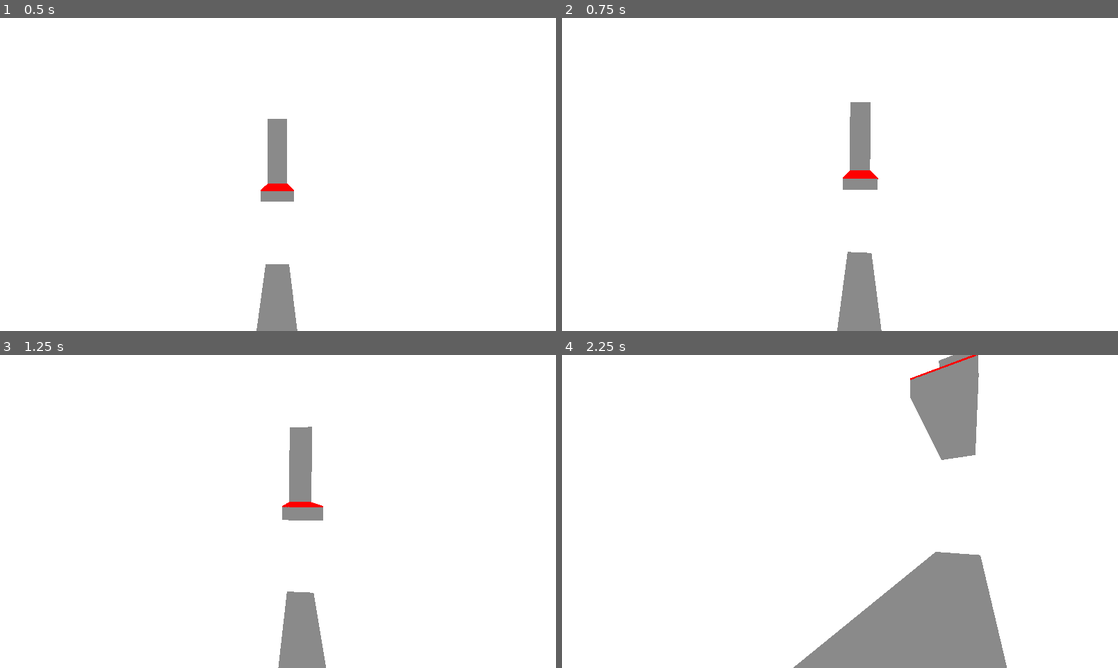
Above: before the commit, frames 1-4 (two rows, left to right).
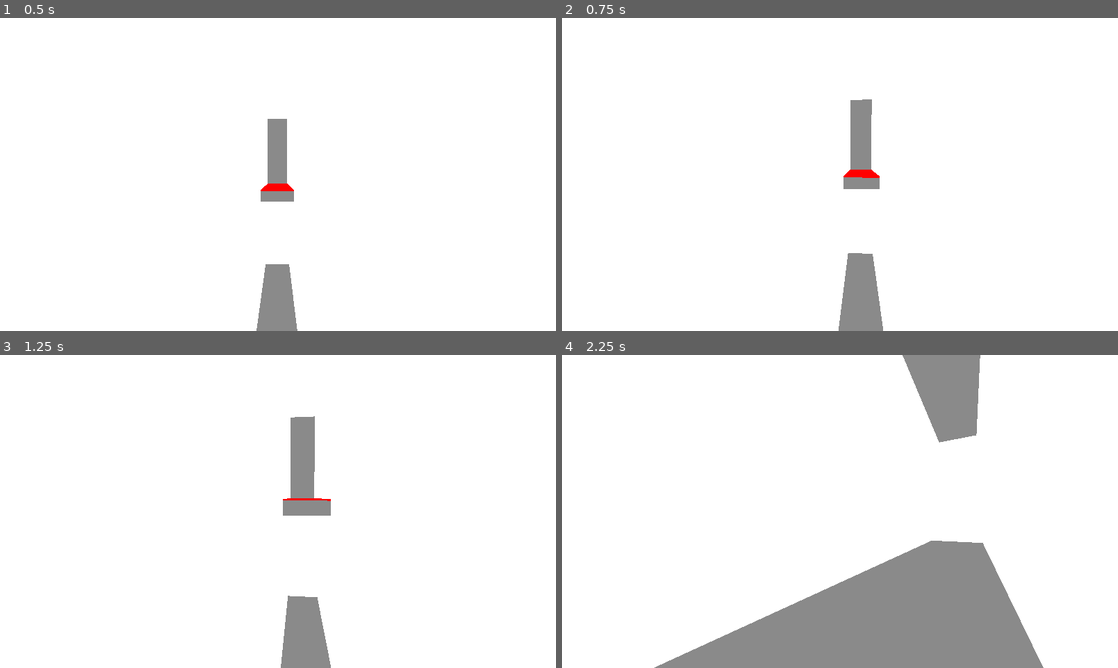
Above: after the commit, the same moments.

Repository: KhanA6N2/depth-game
Game: Godot game, scene res://Scenes/Old_Building_System.tscn
Two runs of this game, one before a commit and one after it. Both use one fixed random seed, a clock stepped at 60 frames per second and the inputs below. This scene is started directly instead of the project's main scene.
Inputs (mouse positions are in pixels of both pictures, inside the frame that each line leads up to):
- Up to frame 1 (0.5 s): no input
- Up to frame 2 (0.75 s): tap Enter at 0.5 s; move the mouse to (834, 180) at 0.52 s; hold W (up) from 0.53 s (still down); hold Shift (shift) from 0.53 s (still down); tap E (e) at 0.6 s
- Up to frame 3 (1.25 s): keep holding W (up); keep holding Shift (shift)
- Up to frame 4 (2.25 s): keep holding W (up); move the mouse to (878, 514) at 1.27 s; release Shift (shift) at 1.28 s; tap Shift (shift) at 1.35 s; tap E (e) at 1.55 s; move the mouse to (795, 508) at 2.02 s; hold Ctrl (ctrl) from 2.03 s (still down)

Frame 1 is identical in both runs. In frame 2, 0.3% of the frame differs, in the area x 49-58%, y 26-100%; in frame 3, 1.0%; in frame 4, 8.7%, in the area x 16-87%, y 0-100%.

Commit message:
Fixed sprint in Player script

Diff:
--- a/Scripts/Player.gd
+++ b/Scripts/Player.gd
@@ -48,7 +48,7 @@
 		velocity.y = JUMP_VELOCITY
 
 	# Handle sprint.
-	if Input.is_action_pressed("sprint"):
+	if Input.is_action_pressed("shift"):
 		speed = SPRINT_SPEED
 	else:
 		speed = WALK_SPEED
